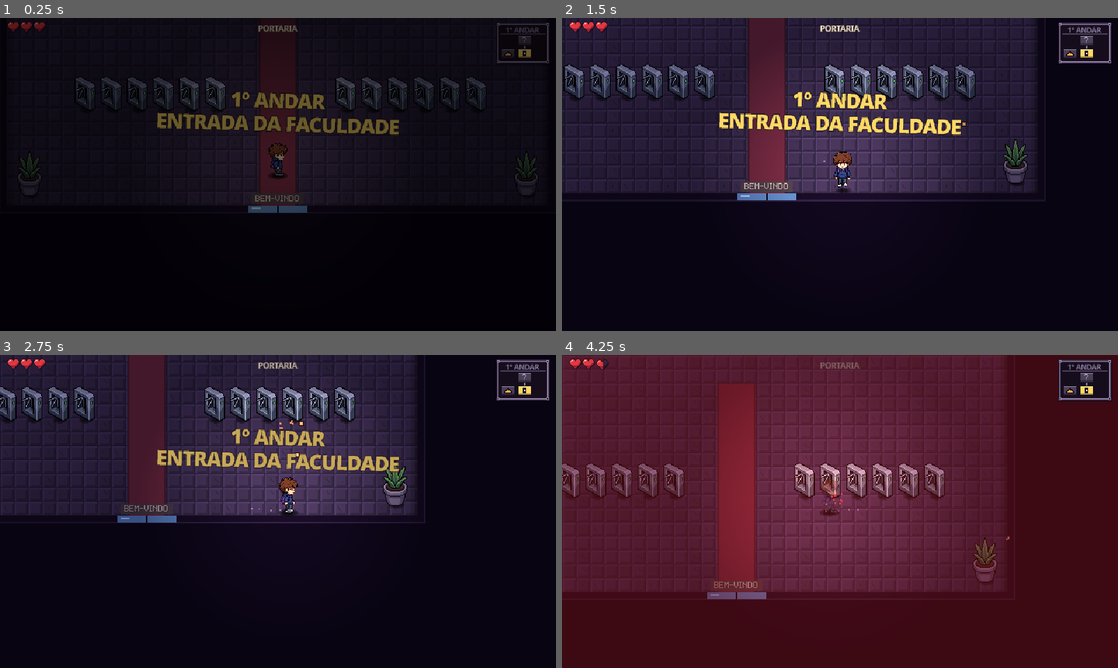
Above: before the commit, frames 1-4 (two rows, left to right).
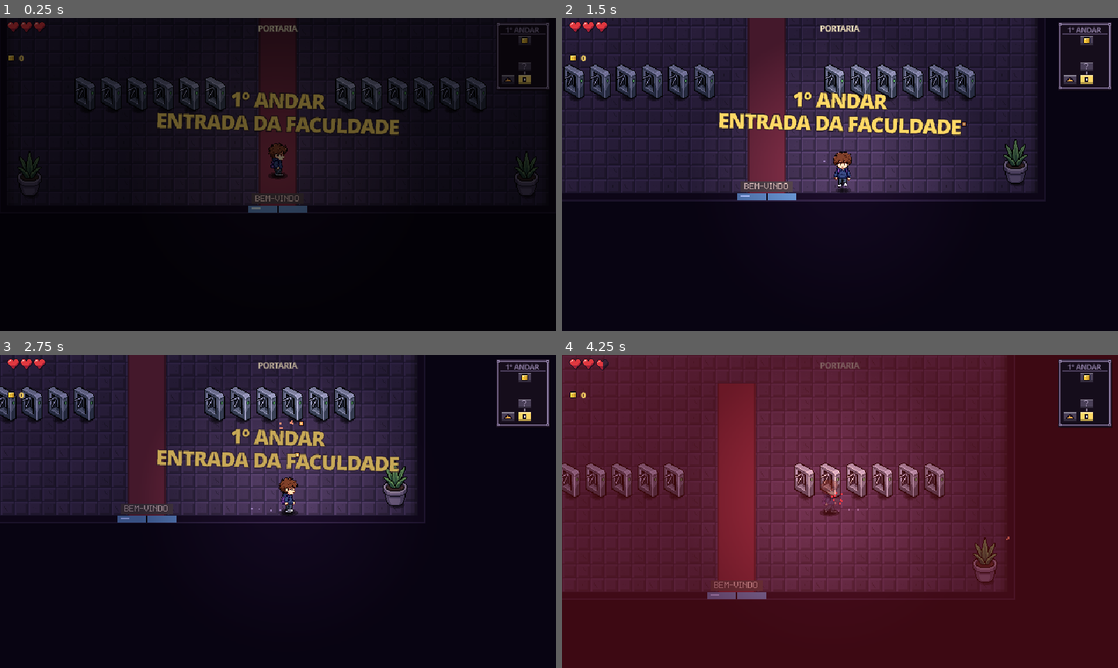
Above: after the commit, the same moments.

Repository: JorgeVitor30/iferno
Game: Godot game, scene res://scenes/floor.tscn
Two runs of this game, one before a commit and one after it. Both use one fixed random seed, a clock stepped at 60 frames per second and the inputs below. This scene is started directly instead of the project's main scene.
Inputs (mouse positions are in pixels of both pictures, inside the frame that each line leads up to):
- Up to frame 1 (0.25 s): no input
- Up to frame 2 (1.5 s): tap Enter at 0.5 s; move the mouse to (962, 158) at 0.52 s; hold D (move_right) 0.53-1.28 s; tap E (interact, bound only after the commit) at 0.6 s; click (962, 158) at 0.67 s; move the mouse to (728, 190) at 1.27 s; hold S (move_down) from 1.28 s (still down); tap Space (dodge) at 1.35 s; click (728, 190) at 1.42 s
- Up to frame 3 (2.75 s): tap E (interact, bound only after the commit) at 1.55, 2.3 s; move the mouse to (333, 442) at 2.02 s; release S (move_down) at 2.03 s; press the mouse at (333, 442) at 2.03 s; hold D (move_right) from 2.03 s (still down)
- Up to frame 4 (4.25 s): move the mouse to (812, 574) at 2.77 s; release D (move_right) at 2.78 s; release the mouse at (812, 574) at 2.78 s; hold W (move_up) 2.78-3.53 s; tap E (interact, bound only after the commit) at 2.85, 3.8 s; click (812, 574) at 2.92 s; move the mouse to (1006, 558) at 3.52 s; hold A (move_left) from 3.53 s (still down); tap 1 at 3.6 s; click (1006, 558) at 3.67 s; tap H (debug_hit) at 4.15 s

The runs differ from the first frame. In frame 1, 0.3% of the frame differs, in the area x 1-99%, y 6-23%; in frame 2, 0.5%; in frame 3, 0.5%; in frame 4, 1.0%, in the area x 1-99%, y 6-24%.

Commit message:
feat(shop): lojinha da tia em todo andar e moedas ao matar inimigos
- Moedas (Wallet): +1 por inimigo, +4 elite, +12 chefe, direto na carteira
  com "+n" e somzinho. Passam de andar e zeram ao reprovar/run nova.
  Contador no HUD embaixo dos corações e na mochila (TAB).
- Uma "Lojinha da Tia" por andar (canto do mapa, moeda no minimapa desde o
  começo): tia narigudona atrás do balcão, parada, puxando conversa e
  reagindo (obrigada / sem dinheiro / vida cheia).
- 4 banquinhos: vida (10), meia vida (6), upgrade mostrado (18) e upgrade
  surpresa (12). Chegar perto mostra nome e "[E] COMPRAR" (tecla E).

Co-Authored-By: Claude Opus 5.5 <noreply@anthropic.com>

Diff:
--- a/project.godot
+++ b/project.godot
@@ -29,6 +29,7 @@
 dodge={"deadzone": 0.2, "events": [Object(InputEventKey,"physical_keycode":32), Object(InputEventMouseButton,"button_index":2)]}
 debug_hit={"deadzone": 0.2, "events": [Object(InputEventKey,"physical_keycode":72)]}
 toggle_fullscreen={"deadzone": 0.2, "events": [Object(InputEventKey,"physical_keycode":4194342), Object(InputEventKey,"alt_pressed":true,"physical_keycode":4194309)]}
+interact={"deadzone": 0.2, "events": [Object(InputEventKey,"physical_keycode":69)]}
 inventory={"deadzone": 0.2, "events": [Object(InputEventKey,"physical_keycode":4194306)]}
 shoot={"deadzone": 0.2, "events": [Object(InputEventMouseButton,"button_index":1)]}
 
--- a/scripts/enemy.gd
+++ b/scripts/enemy.gd
@@ -152,6 +152,13 @@
 	if hp <= 0:
 		_die()
 
+## Moedinhas automáticas (vão direto pra carteira; só mostra o "+n").
+func _drop_coins() -> void:
+	var n := Wallet.PER_BOSS if boss else Wallet.PER_ELITE if elite else Wallet.PER_ENEMY
+	Wallet.add(self, n)
+	Sfx.play(self, "coin", 0.05)
+	Fx.float_text(get_parent(), global_position + Vector2(10, -20), "+%d" % n, Color("ffd23f"))
+
 ## Número de dano subindo da cabeça (crítico: amarelo e grande).
 func _damage_number(amount: int, crit: bool) -> void:
 	var pos := global_position + Vector2(randf_range(-8, 8), -hurt_size.y * body_scale - 4)
@@ -162,6 +169,7 @@
 
 func _die() -> void:
 	Sfx.play(self, "kill", 0.12)
+	_drop_coins()
 	dead = true
 	_col.set_deferred("disabled", true)
 	_hurtbox.set_deferred("monitorable", false)
--- a/scripts/floor.gd
+++ b/scripts/floor.gd
@@ -80,6 +80,7 @@
 			links.append([c, nb])
 	var far := _farthest(cells, links)
 	var trap := _pick_challenge(cells, links, far)
+	var shop := _pick_challenge(cells, links, far, [trap]) # lojinha da tia: também num canto
 	var pool: Array = []
 	for c in cells:
 		var k := "hall"
@@ -87,6 +88,8 @@
 			k = "auditorio" # sala do chefe
 		elif c == trap:
 			k = "desafio" # sala de prova surpresa (ondas + baú)
+		elif c == shop:
+			k = "loja" # lojinha da tia (gasta as moedas)
 		elif c != Vector2i.ZERO:
 			if pool.is_empty():
 				pool = ROOM_POOL.duplicate()
@@ -100,7 +103,7 @@
 	# Elite (coordenadora) escondida em salas comuns sorteadas
 	var normal: Array = []
 	for c in cells:
-		if c != Vector2i.ZERO and c != far and c != trap:
+		if c != Vector2i.ZERO and c != far and c != trap and c != shop:
 			normal.append(c)
 	normal.shuffle()
 	for i in mini(1 + int(floor_num >= 3), normal.size()):
@@ -119,11 +122,11 @@
 
 ## Uma sala de desafio por andar: de preferência num beco sem saída
 ## (não atrapalha o caminho até o chefe; entra quem quer).
-func _pick_challenge(cells: Array[Vector2i], links: Array, far: Vector2i) -> Vector2i:
+func _pick_challenge(cells: Array[Vector2i], links: Array, far: Vector2i, skip: Array = []) -> Vector2i:
 	var dead_ends: Array[Vector2i] = []
 	var others: Array[Vector2i] = []
 	for c in cells:
-		if c == Vector2i.ZERO or c == far:
+		if c == Vector2i.ZERO or c == far or skip.has(c):
 			continue
 		var deg := 0
 		for l: Array in links:
@@ -286,6 +289,7 @@
 	floor_num = 1
 	carry_hp = -1
 	Upgrades.reset()
+	Wallet.reset()
 
 func next_floor() -> void:
 	if _leaving:
--- a/scripts/hud.gd
+++ b/scripts/hud.gd
@@ -14,6 +14,8 @@
 var _banner := Label.new()
 var _hurt := ColorRect.new()
 var _upgrades_row := Control.new()
+var _coins := Control.new()
+var _coin_pop := 0.0
 var _map: Control
 var _level: Node
 var _boss_bar: BossBar
@@ -33,7 +35,7 @@
 	_title.horizontal_alignment = HORIZONTAL_ALIGNMENT_CENTER
 	add_child(_title)
 	_style(_counter, 9, Color("ff9a8a"))
-	_counter.position = Vector2(8, 42)
+	_counter.position = Vector2(8, 56)
 	_counter.visible = false
 	add_child(_counter)
 	_style(_banner, Fx.BIG, Color.WHITE)
@@ -43,6 +45,11 @@
 	_banner.horizontal_alignment = HORIZONTAL_ALIGNMENT_CENTER
 	_banner.modulate.a = 0.0
 	add_child(_banner)
+	_coins.position = Vector2(8, 40)
+	_coins.size = Vector2(80, 14)
+	_coins.mouse_filter = Control.MOUSE_FILTER_IGNORE
+	_coins.draw.connect(_draw_coins)
+	add_child(_coins)
 	_upgrades_row.position = Vector2(8, 22)
 	_upgrades_row.mouse_filter = Control.MOUSE_FILTER_IGNORE
 	_upgrades_row.draw.connect(_draw_upgrades_row)
@@ -154,11 +161,27 @@
 		get_viewport().set_input_as_handled()
 		var inv := Inventory.new()
 		inv.player = _level.player
-		inv.floor_text = "%dº ANDAR" % FloorLevel.floor_num
+		inv.floor_text = "%dº ANDAR  ·  %d MOEDAS" % [FloorLevel.floor_num, Wallet.coins]
 		add_child(inv)
 		move_child(fade, get_child_count() - 1)
 		get_tree().paused = true
 		Sfx.play(self, "menu", 0.0)
+
+## Contador de moedas (pulinho quando ganha).
+func refresh_coins(gained: bool = true) -> void:
+	if gained:
+		_coin_pop = 1.0
+		create_tween().tween_property(self, "_coin_pop", 0.0, 0.25)
+	_coins.queue_redraw()
+
+func _process(_delta: float) -> void:
+	if _coin_pop > 0.0:
+		_coins.queue_redraw()
+
+func _draw_coins() -> void:
+	var lift := roundf(_coin_pop * 3.0)
+	Wallet.draw_coin(_coins, Vector2(5, 6 - lift), 1.0)
+	Fx.ui_text(_coins, Vector2(14, 10 - lift), str(Wallet.coins), Color("ffd966"), 9, -1, HORIZONTAL_ALIGNMENT_LEFT, "black")
 
 ## Ícones dos upgrades pegos, embaixo dos corações (com "x2" se repetiu).
 func refresh_upgrades() -> void:
--- a/scripts/main.gd
+++ b/scripts/main.gd
@@ -155,6 +155,7 @@
 	FloorLevel.floor_num = 1
 	FloorLevel.carry_hp = -1
 	Upgrades.reset()
+	Wallet.reset()
 	player.hide()
 	player.set_physics_process(false)
 	player.set_process(false)
--- a/scripts/minimap.gd
+++ b/scripts/minimap.gd
@@ -73,7 +73,9 @@
 		draw_rect(Rect2(rect.position, Vector2(rect.size.x, 1)), col.lightened(0.35))  # brilho em cima
 		draw_rect(Rect2(rect.position.x, rect.end.y - 2, rect.size.x, 2), col.darkened(0.3)) # sombra embaixo
 		var mid := rect.get_center().floor()
-		if r.is_challenge() and not r.cleared:
+		if r.is_shop():
+			Wallet.draw_coin(self, mid + Vector2(0, 0), 1.0, blink)
+		elif r.is_challenge() and not r.cleared:
 			_trap(mid, blink or r.visited) # sala de prova surpresa: aparece mesmo sem visitar
 		elif not r.visited:
 			Fx.text(self, Vector2(rect.position.x, rect.end.y - 2), "?", Color("a898b8"), 8, rect.size.x, HORIZONTAL_ALIGNMENT_CENTER)
@@ -122,7 +124,7 @@
 	draw_rect(Rect2(c + Vector2(1, -2), Vector2(1, 2)), OUTLINE)
 
 func _known(r: Room, rooms: Dictionary) -> bool:
-	if r.visited or r.is_challenge(): # a sala de desafio aparece no mapa desde o começo
+	if r.visited or r.is_challenge() or r.is_shop(): # desafio e loja aparecem no mapa desde o começo
 		return true
 	for s: Vector2i in r.sides:
 		var nb: Room = rooms.get(r.grid + s)
--- a/scripts/pause_menu.gd
+++ b/scripts/pause_menu.gd
@@ -233,4 +233,5 @@
 	FloorLevel.floor_num = 1
 	FloorLevel.carry_hp = -1
 	Upgrades.reset()
+	Wallet.reset()
 	get_tree().change_scene_to_file(MAIN_SCENE)
--- a/scripts/room.gd
+++ b/scripts/room.gd
@@ -14,6 +14,10 @@
 const STAIRS := preload("res://scripts/stairs.gd")
 const CAFE := preload("res://scripts/cafe.gd")
 const CHEST := preload("res://scripts/chest.gd")
+const SHOPKEEPER := preload("res://scripts/shopkeeper.gd")
+const SHOP_ITEM := preload("res://scripts/shop_item.gd")
+## O que a lojinha vende (por enquanto); um banquinho pra cada.
+const SHOP_STOCK := ["vida", "meia_vida", "buff", "buff_aleatorio"]
 const ENEMIES := {
 	"zelador": preload("res://scripts/enemies/zelador.gd"),
 	"veterano": preload("res://scripts/enemies/veterano.gd"),
@@ -61,6 +65,7 @@
 	"banheiro": {"size": Vector2(544, 352), "tint": Color(0.86, 1.02, 1.06),
 		"pool": ["zelador", "zelador", "veterano", "estagiario"],
 		"lock": "INTERDITADO PRA LIMPEZA!"},
+	"loja": {"size": Vector2(544, 368), "tint": Color(1.1, 1.0, 0.86), "pool": [], "lock": ""},
 	"desafio": {"size": Vector2(672, 448), "tint": Color(1.1, 0.86, 0.86),
 		"pool": ["estagiario", "zelador", "veterano", "professor"],
 		"lock": "PROVA SURPRESA!\n5 RODADAS"},
@@ -104,7 +109,7 @@
 	floor_level = lvl
 	entities = ents
 	var size: Vector2 = KINDS[k]["size"]
-	if k not in ["auditorio", "hall", "desafio"]:
+	if k not in ["auditorio", "hall", "desafio", "loja"]:
 		# Pequena, média ou grande; depois um sorteio em passos de 32px em volta disso
 		var roll := randf()
 		var mult := 1.0
@@ -132,11 +137,15 @@
 		"banheiro": title = ["BANHEIRO MASCULINO", "BANHEIRO FEMININO"].pick_random()
 		"auditorio": title = "AUDITÓRIO · ESTATÍSTICA"
 		"desafio": title = "SALA DE PROVA SURPRESA"
+		"loja": title = "LOJINHA DA TIA"
 	_board_text = BOARD_TEXTS.pick_random()
 	_clearing = randf_range(60.0, 100.0)
 	_swap = randf() < 0.5
 	_rug = randf() < 0.5
-	cleared = k == "hall"
+	cleared = k in ["hall", "loja"] # sem inimigos
+
+func is_shop() -> bool:
+	return kind == "loja"
 
 func is_challenge() -> bool:
 	return kind == "desafio"
@@ -481,6 +490,21 @@
 				d.position = Vector2(randf_range(L + 20, R - 20), randf_range(T + 90, B - 50))
 				entities.add_child(d)
 			_corners(["lixeira"], 1)
+		"loja":
+			# tia atrás do balcão, lá em cima; banquinhos com os itens na frente
+			_prop("balcao", Vector2(cx, T + 96), true)
+			var tia: Node2D = SHOPKEEPER.new()
+			tia.position = Vector2(cx + 44, T + 76) # lado da campainha (o monitor do balcão fica na esquerda)
+			entities.add_child(tia)
+			_footprints.append(Rect2(cx - 40, T + 30, 80, 50))
+			for i in SHOP_STOCK.size():
+				var it: Node2D = SHOP_ITEM.new()
+				it.kind = SHOP_STOCK[i]
+				it.position = Vector2(cx + (i - (SHOP_STOCK.size() - 1) / 2.0) * 76.0, T + 176)
+				entities.add_child(it)
+				_footprints.append(Rect2(it.position - Vector2(16, 20), Vector2(32, 24)))
+			_along_top(["estante", "vending"], 2)
+			_corners(["vaso"], 3)
 		"desafio":
 			# arena: quase vazia, só uns pilares pra se esconder dos tiros
 			_prop("pilar", Vector2(cx - 170, cy - 40), true)
@@ -499,7 +523,7 @@
 			_prop("pilar", Vector2(L + 40, cy + 20), true)
 			_prop("pilar", Vector2(R - 40, cy + 20), true)
 	# Pilar no meio em salas grandes (cobertura extra pra desviar de tiro)
-	if kind not in ["hall", "auditorio", "banheiro", "desafio"] and r.size.x >= 700 and randf() < 0.4:
+	if kind not in ["hall", "auditorio", "banheiro", "desafio", "loja"] and r.size.x >= 700 and randf() < 0.4:
 		_prop("pilar", Vector2(cx + randf_range(-220, 220), cy + randf_range(-60, 100)))
 
 # ---------------------------------------------------------------- decoração desenhada
@@ -585,6 +609,9 @@
 	var mid := r.get_center().x
 	var center_free := not has_side(Vector2i.UP)
 	match kind:
+		"loja":
+			_banner(n, mid if center_free else left, fy, "LOJINHA DA TIA - FIADO SÓ AMANHÃ")
+			_clock(n, right, fy)
 		"desafio":
 			_banner(n, mid if center_free else left, fy, "PROVA SURPRESA - SEM CONSULTA")
 			_hazard(n, right, fy)
@@ -714,7 +741,7 @@
 
 func _plan_waves() -> void:
 	_waves.clear()
-	if kind == "hall":
+	if kind in ["hall", "loja"]:
 		return
 	if is_boss_room():
 		_waves.append(["prof_estatistica"])
--- a/scripts/sfx.gd
+++ b/scripts/sfx.gd
@@ -21,6 +21,7 @@
 	"horn": [349.0, 340.0, 0.2, 0.22, 0.05, "sq"],   # buzina "fom"
 	"engine": [48.0, 120.0, 1.5, 0.4, 0.45, "sq"],   # motor arrancando
 	"menu": [700.0, 900.0, 0.06, 0.12, 0.0, "sq"],
+	"coin": [1300.0, 1900.0, 0.08, 0.1, 0.0, "sq"],
 	"chest": [300.0, 1500.0, 0.5, 0.22, 0.1, "sq"],
 }
 const MIN_GAP := 0.035 # não toca o mesmo som duas vezes em menos tempo que isso
--- /dev/null
+++ b/scripts/shop_item.gd
@@ -0,0 +1,145 @@
+extends Node2D
+## Item à venda na lojinha da tia: fica flutuando em cima de um banquinho com o preço.
+## Chegou perto: aparece "[E] COMPRAR" e o nome. Apertou E: paga com moedas.
+## Tipos (por enquanto): "vida" (1 coração), "meia_vida", "buff" (upgrade escolhido
+## e mostrado) e "buff_aleatorio" (upgrade surpresa, mais barato).
+
+const OUT := Color("0b0612")
+const PRICES := {"vida": 10, "meia_vida": 6, "buff": 18, "buff_aleatorio": 12}
+const NAMES := {"vida": "VIDA (1 CORAÇÃO)", "meia_vida": "MEIA VIDA", "buff_aleatorio": "UPGRADE SURPRESA"}
+const REACH := 30.0
+
+var kind := "vida"
+var buff_id := "" # pro tipo "buff": qual upgrade está à venda
+var price := 10
+var _t := 0.0
+var _near := false
+var _sold := false
+
+func _ready() -> void:
+	price = PRICES[kind]
+	if kind == "buff" and buff_id == "":
+		buff_id = _random_buff()
+	_t = randf() * 3.0
+
+## Upgrade comum sorteado (sem o café, que é coisa de usar na hora).
+func _random_buff() -> String:
+	for id in Upgrades.roll(4):
+		if id != "cafe":
+			return id
+	return "cafe"
+
+func item_name() -> String:
+	if kind == "buff":
+		return String(Upgrades.DEFS[buff_id]["name"]).replace("\n", " ")
+	return NAMES[kind]
+
+func _process(delta: float) -> void:
+	_t += delta
+	var p := get_tree().get_first_node_in_group("player") as Node2D
+	_near = not _sold and p != null and p.global_position.distance_to(global_position + Vector2(0, -6)) < REACH
+	if _near and Input.is_action_just_pressed("interact"):
+		_buy(p)
+	queue_redraw()
+
+func _buy(p: Node) -> void:
+	var tia := get_tree().get_first_node_in_group("shopkeeper")
+	if kind in ["vida", "meia_vida"] and p.hp >= p.max_hp:
+		if tia:
+			tia.react("full")
+		Sfx.play(self, "hover", 0.0)
+		return
+	if not Wallet.spend(self, price):
+		if tia:
+			tia.react("broke")
+		Sfx.play(self, "hurt", 0.0)
+		Fx.float_text(get_parent(), global_position + Vector2(0, -40), "SEM MOEDAS!", Color("ff8a7a"))
+		return
+	_sold = true
+	Sfx.play(self, "pick", 0.0)
+	Fx.burst(get_parent(), global_position + Vector2(0, -26), Color("ffd23f"), 14, 80.0)
+	var text := item_name()
+	match kind:
+		"vida":
+			p.heal(2)
+		"meia_vida":
+			p.heal(1)
+		"buff", "buff_aleatorio":
+			var id := buff_id
+			if kind == "buff_aleatorio":
+				id = _random_buff()
+				text = String(Upgrades.DEFS[id]["name"]).replace("\n", " ")
+			Upgrades.take(id, p)
+			Sfx.play(self, "upgrade", 0.0)
+			get_tree().call_group("hud", "refresh_upgrades")
+	Fx.float_text(get_parent(), global_position + Vector2(0, -44), text + "!", Color("ffd966"))
+	if tia:
+		tia.react("thanks")
+	var tw := create_tween()
+	tw.tween_property(self, "modulate:a", 0.0, 0.3)
+	tw.tween_callback(queue_free)
+
+# ---------------------------------------------------------------- desenho
+
+func _draw() -> void:
+	# banquinho (pedestal) com toalhinha
+	Fx.contact_shadow(self, Vector2(1, -3), 14.0, 1.2, 4.0)
+	draw_rect(Rect2(-13, -14, 26, 14), OUT)
+	draw_rect(Rect2(-12, -13, 24, 12), Color("5a3a30"))
+	draw_rect(Rect2(-12, -13, 24, 2), Color("7a5040"))
+	draw_rect(Rect2(6, -11, 6, 10), Color("4a2e28"))
+	draw_rect(Rect2(-14, -17, 28, 5), OUT)
+	draw_rect(Rect2(-13, -16, 26, 3), Color("e8e0d0"))
+	draw_rect(Rect2(-13, -14, 26, 1), Color("c84a4a"))
+	# item flutuando
+	var bob := roundf(sin(_t * 3.0) * 2.0)
+	var c := Vector2(0, -32 + bob)
+	if _near:
+		for i in 3:
+			draw_circle(c, 14.0 - i * 4.0, Color(1, 0.85, 0.3, 0.07 + i * 0.04))
+	match kind:
+		"vida":
+			_heart(c, 1.0)
+		"meia_vida":
+			_heart(c, 0.5)
+		"buff":
+			Upgrades.draw_icon(self, buff_id, c - Vector2(8, 8), 1.0)
+		"buff_aleatorio":
+			draw_rect(Rect2(c - Vector2(8, 8), Vector2(16, 16)), OUT)
+			draw_rect(Rect2(c - Vector2(7, 7), Vector2(14, 14)), Color("9a7aff"))
+			draw_rect(Rect2(c - Vector2(7, 7), Vector2(14, 2)), Color("c0a8ff"))
+			Fx.text(self, c + Vector2(-8, 6), "?", Color.WHITE, Fx.SMALL, 16, HORIZONTAL_ALIGNMENT_CENTER)
+	# preço: moedinha + número
+	var label := str(price)
+	var w := Fx.text_width(label) + 12.0
+	var pos := Vector2(-w / 2.0, 12)
+	Wallet.draw_coin(self, pos + Vector2(3, -4), 1.0)
+	var col := Color("ffd966") if Wallet.can_pay(price) else Color("ff8a7a")
+	Fx.text(self, pos + Vector2(9, 0), label, col, Fx.SMALL)
+	# chegou perto: nome + tecla
+	if _near:
+		var y := -54.0
+		Fx.text(self, Vector2(-90, y), item_name(), Color("fff4dc"), Fx.SMALL, 180, HORIZONTAL_ALIGNMENT_CENTER)
+		Fx.text(self, Vector2(-90, y + 12), "[E] COMPRAR", Color("ffd966"), Fx.SMALL, 180, HORIZONTAL_ALIGNMENT_CENTER)
+
+## Coraçãozinho de pixel (inteiro ou metade).
+func _heart(c: Vector2, fill: float) -> void:
+	const SHAPE := [".##.##.", "#######", "#######", ".#####.", "..###..", "...#..."]
+	var s := 2.0
+	var o := c - Vector2(7, 6) * s / 2.0 - Vector2(0, 0)
+	for y in SHAPE.size():
+		var row: String = SHAPE[y]
+		for x in row.length():
+			if row[x] != "#":
+				continue
+			var r := Rect2(o + Vector2(x, y) * s, Vector2(s, s))
+			draw_rect(r.grow(1), OUT)
+	for y in SHAPE.size():
+		var row: String = SHAPE[y]
+		for x in row.length():
+			if row[x] != "#":
+				continue
+			var col := Color("e0383f") if x < 7 * fill else Color("3a2236")
+			if y == 1 and (x == 1 or x == 4) and x < 7 * fill:
+				col = Color("ffb0a8")
+			draw_rect(Rect2(o + Vector2(x, y) * s, Vector2(s, s)), col)
--- /dev/null
+++ b/scripts/shopkeeper.gd
@@ -0,0 +1,136 @@
+extends StaticBody2D
+## Tia da lojinha: velhinha narigudona, parada atrás do balcão.
+## Fala sozinha de vez em quando e reage quando o estudante compra (ou não tem dinheiro).
+## Desenhada em código (placeholder até ter sprite).
+
+const OUT := Color("0b0612")
+const SKIN := Color("e8a982")
+const SKIN_D := Color("c47e5e")
+const NOSE := Color("d98a6a")
+const HAIR := Color("c8c4d0")
+const HAIR_D := Color("8e8a9a")
+const DRESS := Color("7a3a6a")
+const DRESS_D := Color("562a4c")
+const APRON := Color("e8e0d0")
+const APRON_D := Color("b8ae9c")
+
+const IDLE_LINES := ["Vai levar o quê, meu filho?", "Tá barato, tá barato!", "Fiado só amanhã!",
+	"Coração fresquinho, saiu agora!", "Aceito moedinha, viu?", "No meu tempo era tudo mais barato...",
+	"Estuda, menino, estuda!", "Leva dois que eu faço desconto. Mentira."]
+const THANKS := ["Obrigada, volte sempre!", "Ótima escolha, querido!", "Isso, gasta mesmo!", "Deus te abençoe!"]
+const BROKE := ["Sem dinheiro não dá, né?", "Vai juntar moedinha, vai!", "Aqui não é fiado não!"]
+const FULL := ["Tá com a vida cheia, meu bem.", "Guarda pra depois, tá inteiro!"]
+
+var _t := 0.0
+var _talk_cd := 2.0
+var _bubble: Label
+var _mouth := 0.0 # mexe a boca enquanto fala
+
+func _ready() -> void:
+	add_to_group("shopkeeper")
+	collision_layer = 1
+	collision_mask = 0
+	var col := CollisionShape2D.new()
+	var box := RectangleShape2D.new()
+	box.size = Vector2(20, 8)
+	col.shape = box
+	col.position = Vector2(0, -4)
+	add_child(col)
+
+func _process(delta: float) -> void:
+	_t += delta
+	_mouth = maxf(_mouth - delta, 0.0)
+	_talk_cd -= delta
+	if _talk_cd <= 0.0:
+		_talk_cd = randf_range(5.0, 9.0)
+		# só puxa conversa se o estudante estiver por perto
+		var p := get_tree().get_first_node_in_group("player") as Node2D
+		if p and p.global_position.distance_to(global_position) < 260.0:
+			say(IDLE_LINES.pick_random())
+	queue_redraw()
+
+func react(kind: String) -> void:
+	match kind:
+		"thanks": say(THANKS.pick_random())
+		"broke": say(BROKE.pick_random())
+		"full": say(FULL.pick_random())
+	_talk_cd = randf_range(5.0, 8.0)
+
+## Balão de fala em cima da cabeça.
+func say(text: String) -> void:
+	if _bubble and is_instance_valid(_bubble):
+		_bubble.queue_free()
+	var l := Label.new()
+	l.text = text
+	l.z_index = 25
+	l.add_theme_font_override("font", ThemeDB.fallback_font)
+	l.add_theme_font_size_override("font_size", Fx.SMALL)
+	l.add_theme_color_override("font_color", Color("fff4dc"))
+	l.add_theme_color_override("font_outline_color", OUT)
+	l.add_theme_constant_override("outline_size", 2)
+	l.horizontal_alignment = HORIZONTAL_ALIGNMENT_CENTER
+	l.size = Vector2(220, 12)
+	l.position = Vector2(-110, -70)
+	l.pivot_offset = Vector2(110, 12)
+	l.scale = Vector2(0.2, 0.2)
+	l.mouse_filter = Control.MOUSE_FILTER_IGNORE
+	add_child(l)
+	_bubble = l
+	_mouth = 1.2
+	var tw := l.create_tween()
+	tw.tween_property(l, "scale", Vector2.ONE, 0.15).set_trans(Tween.TRANS_BACK).set_ease(Tween.EASE_OUT)
+	tw.tween_interval(2.0)
+	tw.tween_property(l, "modulate:a", 0.0, 0.3)
+	tw.tween_callback(l.queue_free)
+
+# ---------------------------------------------------------------- desenho (unidades de arte = 2px)
+
+func _b(x: float, y: float, w: float, h: float, c: Color) -> void:
+	draw_rect(Rect2(x - 0.5, y - 0.5, w + 1, h + 1), OUT)
+	draw_rect(Rect2(x, y, w, h), c)
+
+func _f(x: float, y: float, w: float, h: float, c: Color) -> void:
+	draw_rect(Rect2(x, y, w, h), c)
+
+func _draw() -> void:
+	Fx.contact_shadow(self, Vector2(0, -1), 12.0, 1.5, 4.0)
+	# respiração: o tronco sobe 1px de vez em quando
+	var breath := -1.0 if fmod(_t, 2.2) < 1.1 else 0.0
+	draw_set_transform(Vector2(0, breath), 0.0, Vector2(2, 2))
+	# vestido e avental (corpo de 14x13, origem nos pés)
+	_b(-7, -14, 14, 14, DRESS)
+	_f(3, -13, 3, 13, DRESS_D)
+	_b(-5, -12, 10, 11, APRON)
+	_f(2, -11, 3, 10, APRON_D)
+	_f(-3, -7, 6, 2, APRON_D) # bolso
+	# braços cruzados na frente
+	_b(-7, -11, 14, 3, DRESS)
+	_f(-6, -10, 3, 1, SKIN)
+	_f(3, -10, 3, 1, SKIN)
+	# cabeça
+	_b(-5, -23, 10, 9, SKIN)
+	_f(2, -22, 3, 8, SKIN_D)
+	# cabelo grisalho com coque
+	_b(-6, -25, 12, 4, HAIR)
+	_b(-6, -23, 2, 5, HAIR)
+	_b(4, -23, 2, 5, HAIR)
+	_b(-3, -28, 6, 4, HAIR)
+	_f(-2, -27, 2, 1, Color.WHITE)
+	_f(1, -27, 2, 3, HAIR_D)
+	_f(-6, -22, 12, 1, HAIR_D)
+	# óculos redondinhos
+	_f(-4, -20, 3, 2, OUT)
+	_f(1, -20, 3, 2, OUT)
+	_f(-3, -20, 1, 1, Color("bfe6ff"))
+	_f(2, -20, 1, 1, Color("bfe6ff"))
+	_f(-1, -20, 2, 1, OUT)
+	# narigão (sai pra frente e pra baixo)
+	_b(-1, -19, 3, 4, NOSE)
+	_f(1, -16, 2, 1, NOSE.darkened(0.2))
+	_f(-1, -19, 1, 1, NOSE.lightened(0.25))
+	# verruga
+	_f(-4, -17, 1, 1, Color("8a4a3a"))
+	# boca (mexe quando fala)
+	var open := _mouth > 0.0 and int(_t * 10.0) % 2 == 0
+	_f(-1, -15, 2, 1 if not open else 2, Color("6a2a2a"))
+	draw_set_transform(Vector2.ZERO)
--- /dev/null
+++ b/scripts/wallet.gd
@@ -0,0 +1,44 @@
+class_name Wallet
+extends RefCounted
+## Moedas da run. Caem automaticamente ao matar inimigos (pouquinho de cada vez,
+## pra ir juntando) e são gastas na lojinha da tia (uma por andar).
+## Passam de andar; zeram quando o estudante reprova ou começa run nova.
+
+## Quanto cada tipo de inimigo dá.
+const PER_ENEMY := 1
+const PER_ELITE := 4
+const PER_BOSS := 12
+
+static var coins := 0
+
+static func reset() -> void:
+	coins = 0
+
+static func add(ctx: Node, n: int) -> void:
+	coins += n
+	if ctx and ctx.is_inside_tree():
+		ctx.get_tree().call_group("hud", "refresh_coins", true)
+
+static func can_pay(n: int) -> bool:
+	return coins >= n
+
+static func spend(ctx: Node, n: int) -> bool:
+	if coins < n:
+		return false
+	coins -= n
+	if ctx and ctx.is_inside_tree():
+		ctx.get_tree().call_group("hud", "refresh_coins", false)
+	return true
+
+## Moedinha de pixel art (8x8 em unidades de tela * s). Origem no centro.
+static func draw_coin(ci: CanvasItem, c: Vector2, s: float = 1.0, shine: bool = true) -> void:
+	var r := func(x: float, y: float, w: float, h: float, col: Color) -> void:
+		ci.draw_rect(Rect2(c + Vector2(x, y) * s, Vector2(w, h) * s), col)
+	r.call(-3, -4, 6, 8, Fx.OUTLINE)
+	r.call(-4, -3, 8, 6, Fx.OUTLINE)
+	r.call(-3, -3, 6, 6, Color("ffd23f"))
+	r.call(-2, -3, 4, 1, Color("ffe98a"))
+	r.call(1, -2, 2, 5, Color("c8962a"))
+	r.call(-1, -2, 1, 4, Color("c8962a"))
+	if shine:
+		r.call(-2, -2, 1, 1, Color.WHITE)
Not shown, added: scripts/shop_item.gd.uid
Not shown, added: scripts/shopkeeper.gd.uid
Not shown, added: scripts/wallet.gd.uid
